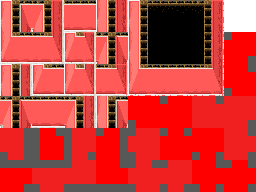
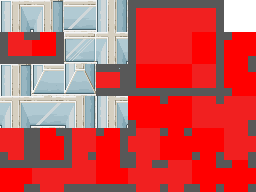
Layered file, before and after one edit (256 × 192). Changes by layer:
hid "twall_r" over [0, 0, 224, 128]
hid "twall_y" over [0, 0, 224, 128]
hid "twall", opacity 100% → 50% over [0, 0, 224, 128]
added layer "glass wall" above "Pasted Layer" over [0, 0, 128, 128]
